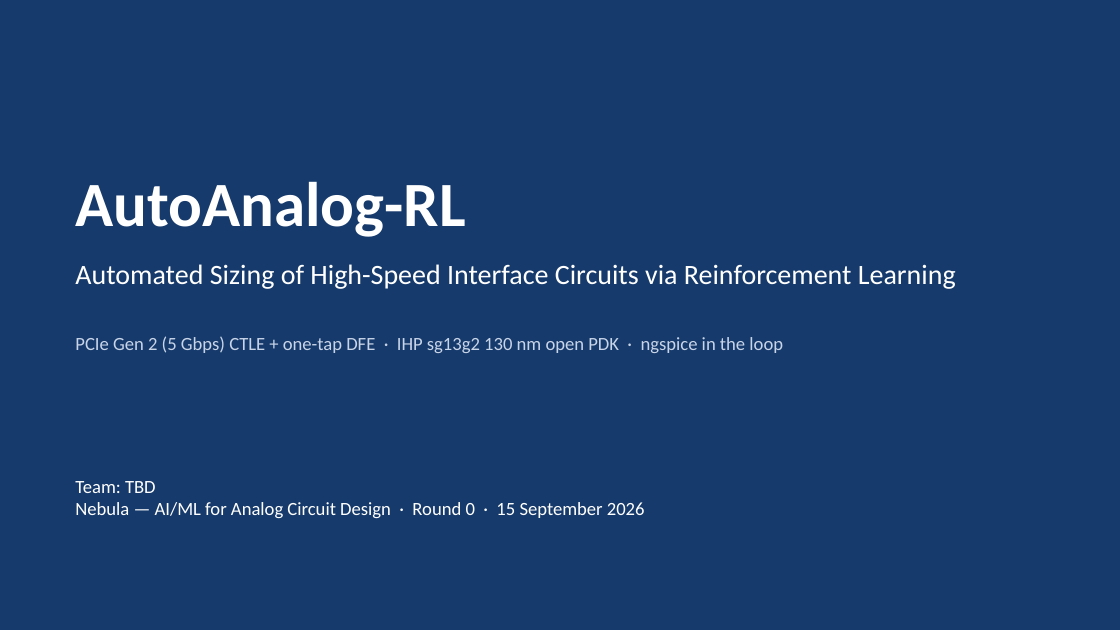
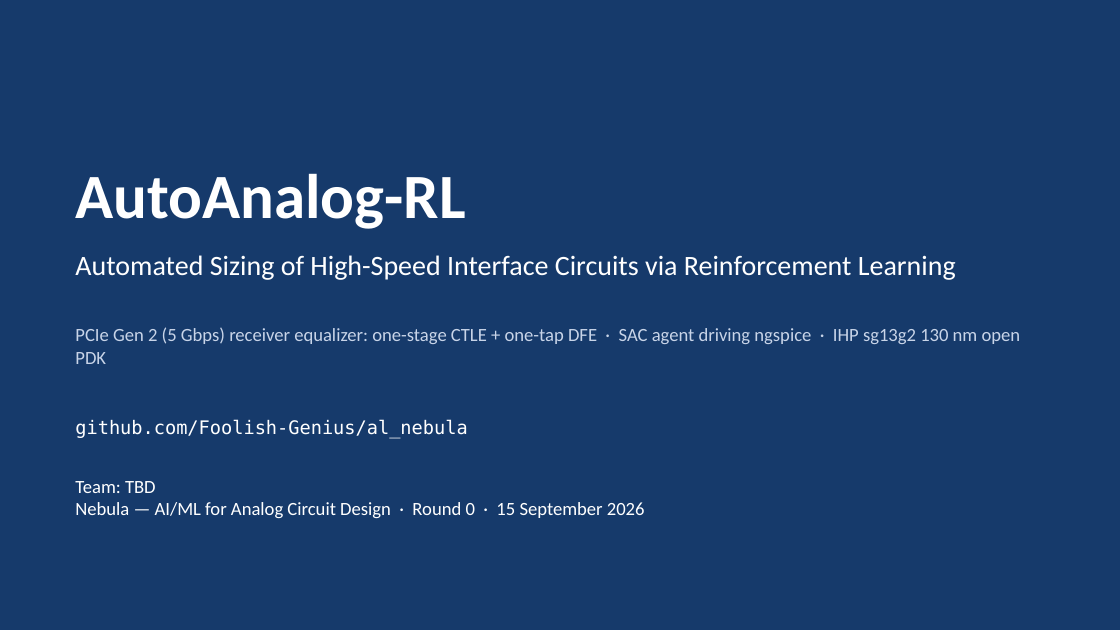
Before and after one commit to Foolish-Genius/al_nebula, a slide deck: slide 1 of docs/report/AutoAnalog-RL_deck.pptx. Drawn at 1120x630 pixels with LibreOffice and Linux fonts; fonts in the diff are those of the drawing. Boxes give left, top, right and bottom in pixels: in the first picture for what was removed or moved away, otherwise in the second. Text is boxed around its words. In the diff, an @@ line names an element or a change of style, - is before the commit and + after.

```diff
--- a/docs/report/AutoAnalog-RL_deck.pptx
+++ b/docs/report/AutoAnalog-RL_deck.pptx
@@ text "AutoAnalog-RL": place and size @@
-text "AutoAnalog-RL" at bbox=[75, 181, 465, 237]
+text "AutoAnalog-RL" at bbox=[75, 173, 465, 229]
@@ text "Automated Sizing of High-Speed Interface ...": place and size @@
-text "Automated Sizing of High-Speed Interface ..." at bbox=[75, 264, 956, 289]
+text "Automated Sizing of High-Speed Interface ..." at bbox=[75, 255, 956, 280]
@@ text at bbox=[75, 327, 1021, 364]: text changed @@
-PCIe Gen 2 (5 Gbps) CTLE + one-tap DFE · IHP sg13g2 130 nm open PDK · ngspice in the loop
+PCIe Gen 2 (5 Gbps) receiver equalizer: one-stage CTLE + one-tap DFE · SAC agent driving ngspice · IHP sg13g2 130 nm open PDK
@@ text added at bbox=[75, 419, 467, 439], 16 pt, text #FFFFFF @@
+github.com/Foolish-Genius/al_nebula
```
Also in this commit, not shown: 3 other slides changed, 8 slides added, 11 slides removed, 2 other files.
